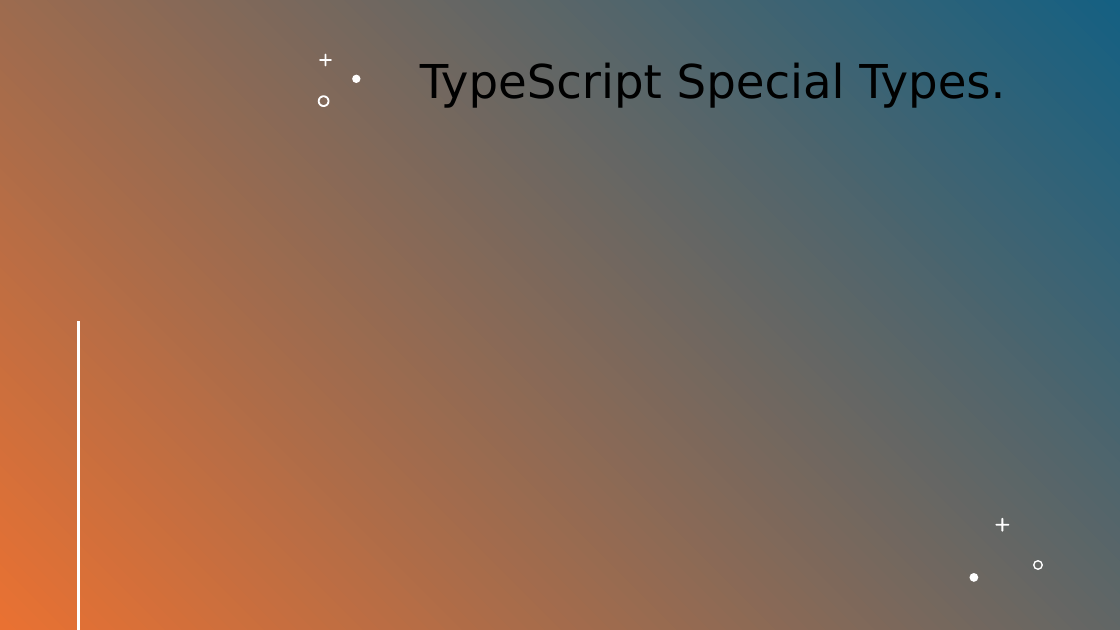
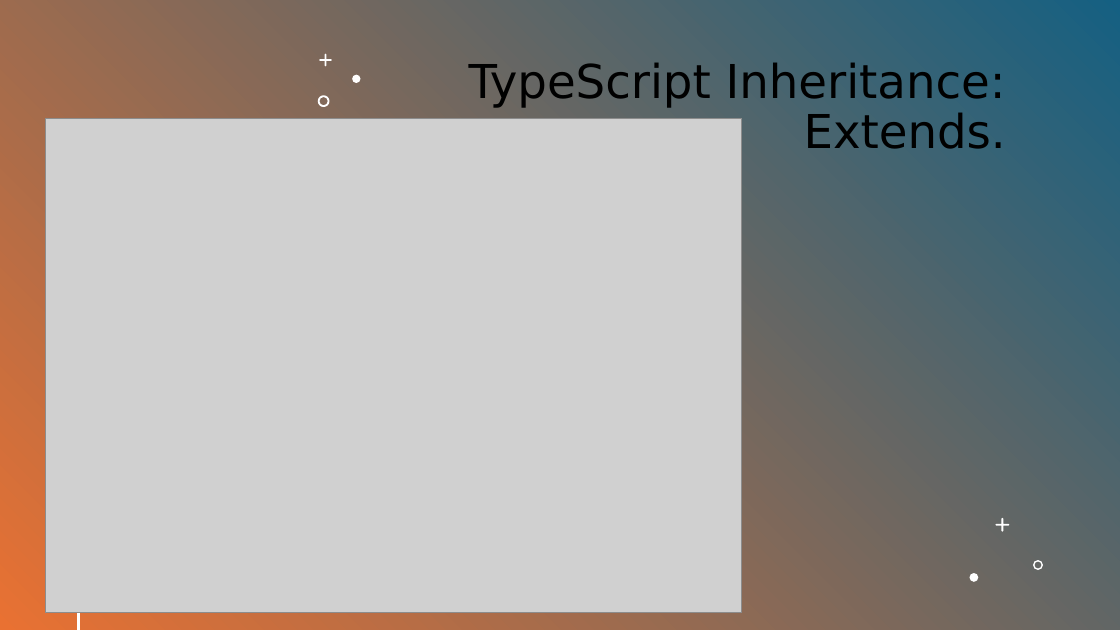
Before and after one commit to RumosProjetos/Acao84091, a slide deck: slide 17 of src/Fundamentos de HTML5, CSS e Javascript/TypeScript.pptx (slide 16 before the commit). Drawn at 1120x630 pixels with LibreOffice and Linux fonts; fonts in the diff are those of the drawing; grey boxes stand for pictures. Boxes give left, top, right and bottom in pixels: in the first picture for what was removed or moved away, otherwise in the second. Text is boxed around its words. In the diff, an @@ line names an element or a change of style, - is before the commit and + after.

```diff
--- a/src/Fundamentos de HTML5, CSS e Javascript/TypeScript.pptx
+++ b/src/Fundamentos de HTML5, CSS e Javascript/TypeScript.pptx
@@ title at <box>469,62,1006,149</box>: text changed @@
-TypeScript Special Types.
+TypeScript Inheritance: Extends.
@@ picture added at <box>45,118,742,613</box> @@
```
Also in this commit, not shown: 4 other slides changed, 3 slides added.
